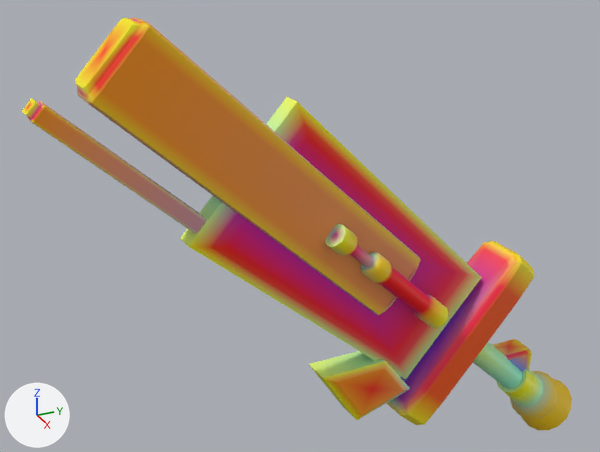
The glTF model models/parts/llm_gen_aux_weapon_005_1f4e1f.glb: old version first, new version second.
Before and after are seen from a 50 mm camera at (74.1, -65.3, 61.1) aimed at (-3.3, -30.5, 22.4). Lighting does not change. The marker at lower left points along +X, +Y and +Z. The older version comes first. Vertices at exactly the same position are counted once.

Objects in the first picture: 'adapter_melee_grip_dark', 'adapter_weapon_palm_latch', 'addon_pommel_bell_8_vernier_bell_vernier', 'buster_blade_edge_4_barrel_metal', 'buster_spine_core_3_adapter_dark', 'crossguard_bar_1_cobalt_anodized', 'edge_energy_strip_5_optic_cyan', 'guard_wing_fwd_2_titanium_silver', 'hyd_6_barrel_dark', 'hyd_6_piston_gold', 'sword_pommel_0_titanium_silver' and 2 more.
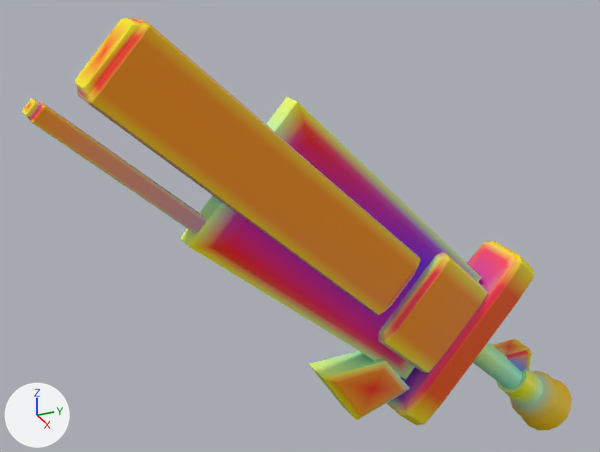
Changed parts and their boxes [x1, y1, x2, y2] in the pictures (600 x 452 px):
'adapter_sub_blade_clamp_dark_6_adapter_dark', added (brown): after [378, 252, 487, 373]
'hyd_6_barrel_dark', deleted: before [360, 252, 448, 328]
'hyd_6_piston_gold', deleted: before [325, 224, 374, 267]
part 1 of me_buster_spine_core_3_adapter_dark, recoloured: [175, 94, 420, 315] in both
part 2 of me_buster_blade_edge_4_barrel_metal, recoloured: [259, 111, 482, 376] in both

The change in detail:
me_buster_spine_core_3_adapter_dark has 114 vertices, 224 faces and spans x 0.6..7.9, y -54.6..-18.9, z 13.4..48.2.
me_buster_spine_core_3_adapter_dark is used by ob_buster_spine_core_3_adapter_dark; location (0.0, 0.0, 0.0).
me_buster_spine_core_3_adapter_dark part 1: 106 faces centred in x 0.6..6.9, y -44.2..-19.0, z 13.5..38.0 are repainted in the vertex colours, in many colours.
me_buster_blade_edge_4_barrel_metal has 32 vertices, 60 faces and spans x 0.3..6.3, y -46.4..-9.1, z 3.0..39.3.
me_buster_blade_edge_4_barrel_metal is used by ob_buster_blade_edge_4_barrel_metal; location (0.0, 0.0, 0.0).
me_buster_blade_edge_4_barrel_metal part 2: 30 faces centred in x 0.7..5.5, y -37.3..-13.8, z 7.6..30.6 are repainted in the vertex colours, in many colours.
Mesh me_adapter_sub_blade_clamp_dark_6_adapter_dark is new.
It has 114 vertices, 224 faces and spans x -1.3..5.6, y -24.6..-9.1, z 3.8..19.1.
It uses material mat_defaultmaterial_008.
Object 'hyd_6_barrel_dark' (ob_hyd_6_barrel_dark) is deleted.
Object 'hyd_6_piston_gold' (ob_hyd_6_piston_gold) is deleted.
Object 'adapter_sub_blade_clamp_dark_6_adapter_dark' (ob_adapter_sub_blade_clamp_dark_6_adapter_dark) is new; it shows me_adapter_sub_blade_clamp_dark_6_adapter_dark.
Its location is (0.0, 0.0, 0.0).
